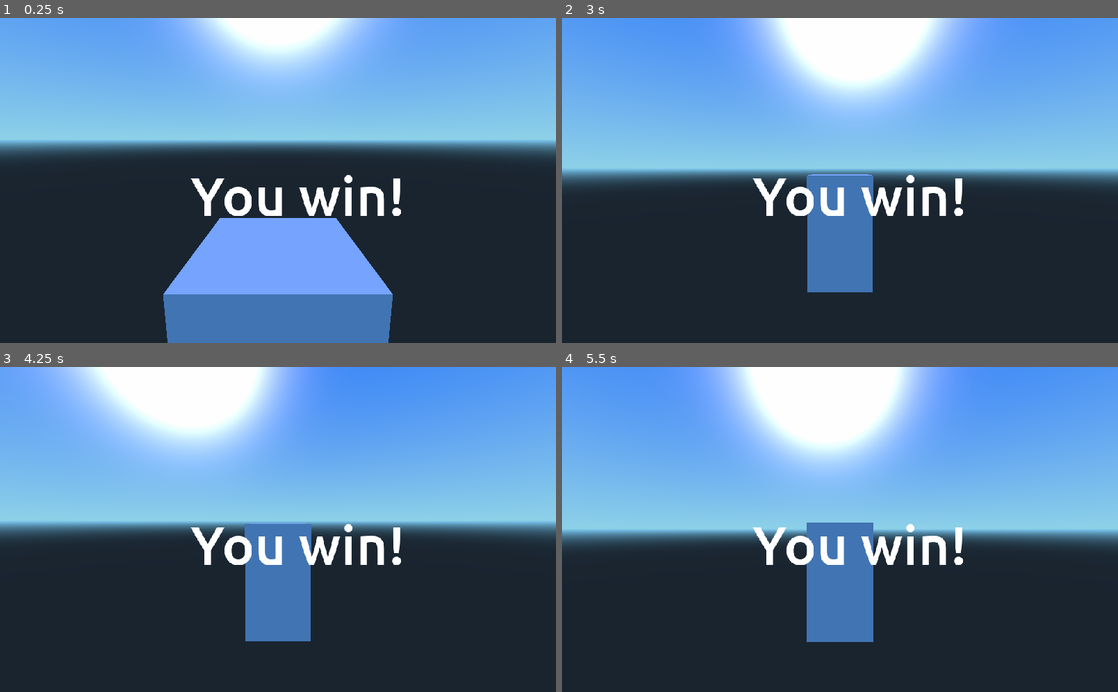
Above: before the commit, frames 1-4 (two rows, left to right).
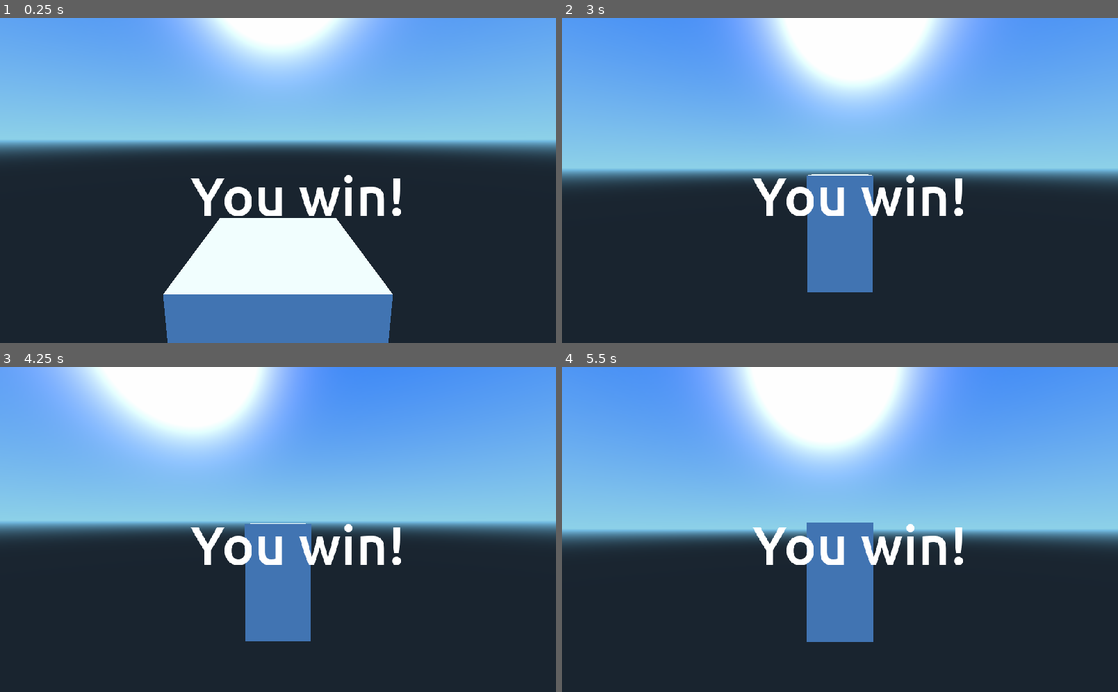
Above: after the commit, the same moments.

Repository: Bubbers/BubbaIllegalContructionInc
Game: Godot game, scene res://Main.tscn
Same seed, same stepped clock (60 frames per second), same inputs: the game is played once before the commit and once after it.
Inputs (mouse positions are in pixels of both pictures, inside the frame that each line leads up to):
- Up to frame 1 (0.25 s): no input
- Up to frame 2 (3 s): tap Enter at 0.5, 2.75 s; move the mouse to (867, 180) at 0.52 s; hold W (forward) from 0.53 s (still down); tap E (interact) every 0.75 s from 0.6 to 2.85 s; tap Space (jump) at 0.77, 1.52, 2 s; move the mouse to (812, 180) at 1.27 s; move the mouse to (851, 174) at 2.02 s; move the mouse to (834, 187) at 2.77 s
- Up to frame 3 (4.25 s): keep holding W (forward); tap Space (jump) at 3.02, 3.5, 3.77 s; move the mouse to (316, 532) at 3.52 s; tap E (interact) at 3.6 s
- Up to frame 4 (5.5 s): keep holding W (forward); tap Enter at 4.25 s; move the mouse to (795, 526) at 4.27 s; tap E (interact) at 4.35, 5.1 s; tap Space (jump) at 4.52, 5 s; move the mouse to (845, 529) at 5.02 s

The runs differ from the first frame. In frame 1, 7.3% of the frame differs, in the area x 29-71%, y 61-86%; in frame 2, less than 0.1%; in frame 3, less than 0.1%; in frame 4, nothing differs.

Commit message:
Made scene more beautiful

Diff:
--- a/BrickFloor.tscn
+++ b/BrickFloor.tscn
@@ -76,7 +76,7 @@
 
 extents = Vector3( 3.98316, 1, 4.01495 )
 
-[node name="BrickFloor" type="RigidBody" index="0"]
+[node name="BrickFloor" type="RigidBody"]
 
 input_ray_pickable = true
 input_capture_on_drag = false
--- a/Main.tscn
+++ b/Main.tscn
@@ -11,7 +11,7 @@
 [ext_resource path="res://WoodFloor.tscn" type="PackedScene" id=9]
 [ext_resource path="res://BrickFloor.tscn" type="PackedScene" id=10]
 
-[node name="Main" type="Node"]
+[node name="Main" type="Node" index="0"]
 
 script = ExtResource( 1 )
 
@@ -73,4 +73,32 @@
 
 transform = Transform( 1, 0, 0, 0, 1, 0, 0, 0, 1, 8.86316, 6.96942, 33.7145 )
 
+[node name="DirectionalLight" type="DirectionalLight" parent="." index="15"]
+
+transform = Transform( 1, 0, 0, 0, -0.716355, 0.697736, 0, -0.697736, -0.716355, 0, 91.5446, -77.8801 )
+layers = 1
+light_color = Color( 1, 1, 1, 1 )
+light_energy = 1.0
+light_indirect_energy = 1.0
+light_negative = false
+light_specular = 0.5
+light_bake_mode = 1
+light_cull_mask = -1
+shadow_enabled = true
+shadow_color = Color( 0, 0, 0, 1 )
+shadow_bias = 0.1
+shadow_contact = 0.0
+shadow_reverse_cull_face = false
+editor_only = false
+directional_shadow_mode = 2
+directional_shadow_split_1 = 0.1
+directional_shadow_split_2 = 0.2
+directional_shadow_split_3 = 0.5
+directional_shadow_blend_splits = false
+directional_shadow_normal_bias = 0.8
+directional_shadow_bias_split_scale = 0.25
+directional_shadow_depth_range = 0
+directional_shadow_max_distance = 200.0
+_sections_unfolded = [ "Shadow" ]
+
 [connection signal="win" from="WinCollision" to="." method="_on_WinCollision_win"]
--- a/RoadCorner.tscn
+++ b/RoadCorner.tscn
@@ -1,12 +1,66 @@
-[gd_scene load_steps=4 format=2]
+[gd_scene load_steps=6 format=2]
 
 [ext_resource path="res://assets/road/road_corner.obj" type="ArrayMesh" id=1]
+[ext_resource path="res://assets/road/road_straight.png" type="Texture" id=2]
 
-[sub_resource type="BoxShape" id=1]
+[sub_resource type="SpatialMaterial" id=1]
+
+render_priority = 0
+flags_transparent = false
+flags_unshaded = false
+flags_vertex_lighting = false
+flags_no_depth_test = false
+flags_use_point_size = false
+flags_world_triplanar = false
+flags_fixed_size = false
+flags_albedo_tex_force_srgb = false
+vertex_color_use_as_albedo = false
+vertex_color_is_srgb = false
+params_diffuse_mode = 0
+params_specular_mode = 0
+params_blend_mode = 0
+params_cull_mode = 0
+params_depth_draw_mode = 0
+params_line_width = 1.0
+params_point_size = 1.0
+params_billboard_mode = 0
+params_grow = false
+params_use_alpha_scissor = false
+albedo_color = Color( 1, 1, 1, 1 )
+albedo_texture = ExtResource( 2 )
+metallic = 0.0
+metallic_specular = 0.5
+metallic_texture_channel = 0
+roughness = 1.0
+roughness_texture_channel = 0
+emission_enabled = false
+normal_enabled = false
+rim_enabled = false
+clearcoat_enabled = false
+anisotropy_enabled = false
+ao_enabled = false
+depth_enabled = false
+subsurf_scatter_enabled = false
+transmission_enabled = false
+refraction_enabled = false
+detail_enabled = false
+uv1_scale = Vector3( 1, 1, 1 )
+uv1_offset = Vector3( 0, 0, 0 )
+uv1_triplanar = false
+uv1_triplanar_sharpness = 1.0
+uv2_scale = Vector3( 1, 1, 1 )
+uv2_offset = Vector3( 0, 0, 0 )
+uv2_triplanar = false
+uv2_triplanar_sharpness = 1.0
+proximity_fade_enable = false
+distance_fade_enable = false
+_sections_unfolded = [ "Albedo", "Roughness" ]
+
+[sub_resource type="BoxShape" id=2]
 
 extents = Vector3( 1.5, 0.05, 1.5 )
 
-[sub_resource type="BoxShape" id=2]
+[sub_resource type="BoxShape" id=3]
 
 extents = Vector3( 0.5, 0.05, 0.5 )
 
@@ -35,19 +89,19 @@
 lod_max_hysteresis = 0.0
 mesh = ExtResource( 1 )
 skeleton = NodePath("..")
-material/0 = null
-_sections_unfolded = [ "Transform" ]
+material/0 = SubResource( 1 )
+_sections_unfolded = [ "Transform", "material" ]
 
 [node name="RoadCollider" type="CollisionShape" parent="." index="1"]
 
 transform = Transform( 1, 0, 0, 0, 1, 0, 0, 0, 1, 0, 0.05, 0 )
-shape = SubResource( 1 )
+shape = SubResource( 2 )
 disabled = false
 _sections_unfolded = [ "Transform" ]
 
 [node name="PavementCollider" type="CollisionShape" parent="." index="2"]
 
 transform = Transform( 1, 0, 0, 0, 1, 0, 0, 0, 1, -1, 0.15, -1 )
-shape = SubResource( 2 )
+shape = SubResource( 3 )
 disabled = false
 _sections_unfolded = [ "Transform" ]
--- a/RoadStraight.tscn
+++ b/RoadStraight.tscn
@@ -1,12 +1,66 @@
-[gd_scene load_steps=4 format=2]
+[gd_scene load_steps=6 format=2]
 
 [ext_resource path="res://assets/road/road_straight.obj" type="ArrayMesh" id=1]
+[ext_resource path="res://assets/road/road_straight.png" type="Texture" id=2]
 
-[sub_resource type="BoxShape" id=1]
+[sub_resource type="SpatialMaterial" id=1]
+
+render_priority = 0
+flags_transparent = false
+flags_unshaded = false
+flags_vertex_lighting = false
+flags_no_depth_test = false
+flags_use_point_size = false
+flags_world_triplanar = false
+flags_fixed_size = false
+flags_albedo_tex_force_srgb = false
+vertex_color_use_as_albedo = false
+vertex_color_is_srgb = false
+params_diffuse_mode = 0
+params_specular_mode = 0
+params_blend_mode = 0
+params_cull_mode = 0
+params_depth_draw_mode = 0
+params_line_width = 1.0
+params_point_size = 1.0
+params_billboard_mode = 0
+params_grow = false
+params_use_alpha_scissor = false
+albedo_color = Color( 1, 1, 1, 1 )
+albedo_texture = ExtResource( 2 )
+metallic = 0.0
+metallic_specular = 0.5
+metallic_texture_channel = 0
+roughness = 1.0
+roughness_texture_channel = 0
+emission_enabled = false
+normal_enabled = false
+rim_enabled = false
+clearcoat_enabled = false
+anisotropy_enabled = false
+ao_enabled = false
+depth_enabled = false
+subsurf_scatter_enabled = false
+transmission_enabled = false
+refraction_enabled = false
+detail_enabled = false
+uv1_scale = Vector3( 1, 1, 1 )
+uv1_offset = Vector3( 0, 0, 0 )
+uv1_triplanar = false
+uv1_triplanar_sharpness = 1.0
+uv2_scale = Vector3( 1, 1, 1 )
+uv2_offset = Vector3( 0, 0, 0 )
+uv2_triplanar = false
+uv2_triplanar_sharpness = 1.0
+proximity_fade_enable = false
+distance_fade_enable = false
+_sections_unfolded = [ "Albedo", "Roughness" ]
+
+[sub_resource type="BoxShape" id=2]
 
 extents = Vector3( 0.5, 0.05, 1.5 )
 
-[sub_resource type="BoxShape" id=2]
+[sub_resource type="BoxShape" id=3]
 
 extents = Vector3( 1.5, 0.05, 1.5 )
 
@@ -34,19 +88,19 @@
 lod_max_hysteresis = 0.0
 mesh = ExtResource( 1 )
 skeleton = NodePath("..")
-material/0 = null
-_sections_unfolded = [ "Transform" ]
+material/0 = SubResource( 1 )
+_sections_unfolded = [ "Transform", "material" ]
 
 [node name="PavementCollider" type="CollisionShape" parent="." index="1"]
 
 transform = Transform( 1, 0, 0, 0, 1, 0, 0, 0, 1, -1, 0.15, 0 )
-shape = SubResource( 1 )
+shape = SubResource( 2 )
 disabled = false
 _sections_unfolded = [ "Transform" ]
 
 [node name="RoadCollider" type="CollisionShape" parent="." index="2"]
 
 transform = Transform( 1, 0, 0, 0, 1, 0, 0, 0, 1, 0, 0.05, 0 )
-shape = SubResource( 2 )
+shape = SubResource( 3 )
 disabled = false
 _sections_unfolded = [ "Transform" ]
